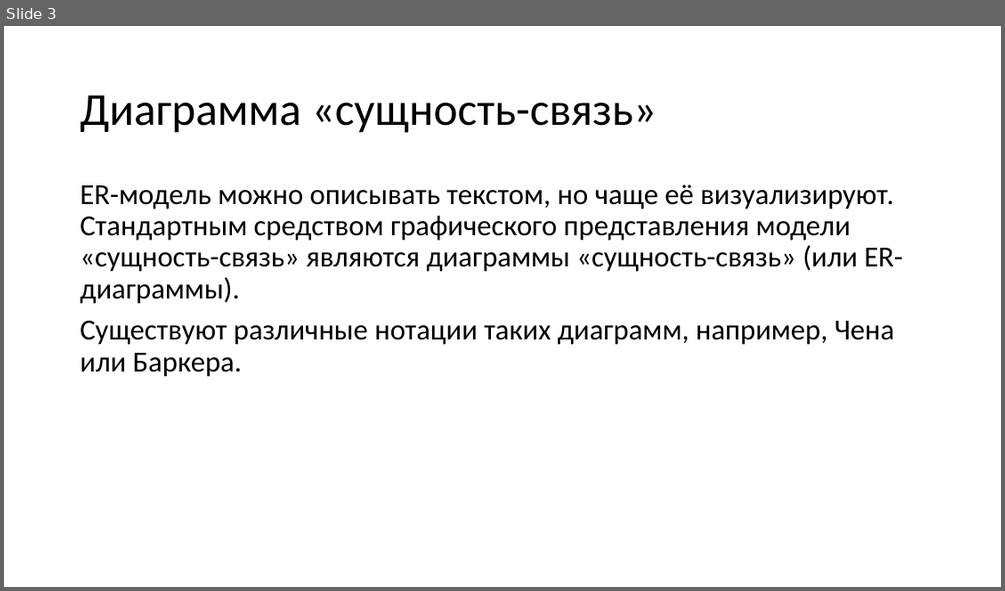
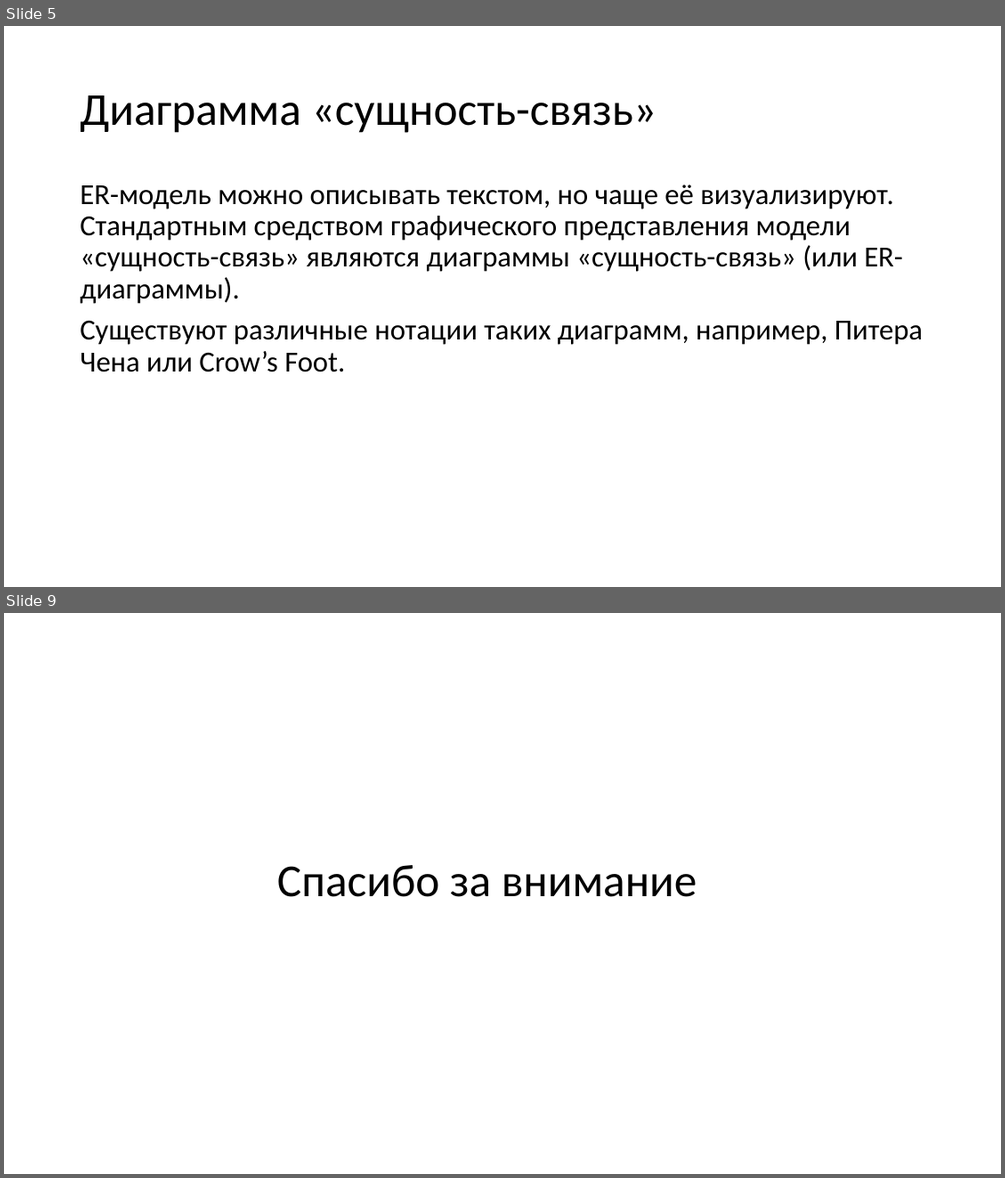
Before and after one commit to avdosev/DataBasePresentations, a slide deck: Модель сущность связь/Презентация.pptx. Shown one above the other, each under a label of ours: slide 3 before the commit, slides 5 and 9 after it; the slides between them are not shown. The pictures are 1005x591 and 1005x1178 pixels, drawn with LibreOffice and Linux fonts; fonts in the diff are those of the drawing. Boxes give left, top, right and bottom in pixels: in the first picture for what was removed or moved away, otherwise in the second. Text is boxed around its words. In the diff, an @@ line names an element or a change of style, - is before the commit and + after.

```diff
--- a/Модель сущность связь/Презентация.pptx
+++ b/Модель сущность связь/Презентация.pptx
@@ slide 9 added at (4,613,1001,1174), background #FFFFFF @@
@@ title added at (277,865,697,897), 44 pt, text #000000 @@
+Спасибо за внимание
@@ what was slide 3 is now slide 5 @@
@@ slide 5 changed as well @@
@@ text at (80,320,922,372): text changed @@
-Существуют различные нотации таких диаграмм, например, Чена или Баркера.
+Существуют различные нотации таких диаграмм, например, Питера Чена или Crow’s Foot.
```
Also in this commit, not shown: 2 other slides changed, 5 other slides added, 2 slides removed.
